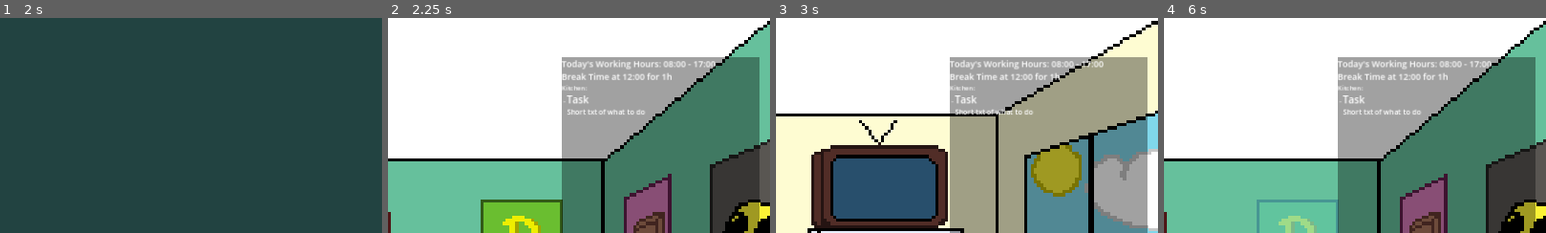
Above: before the commit, frames 1-4 (left to right).
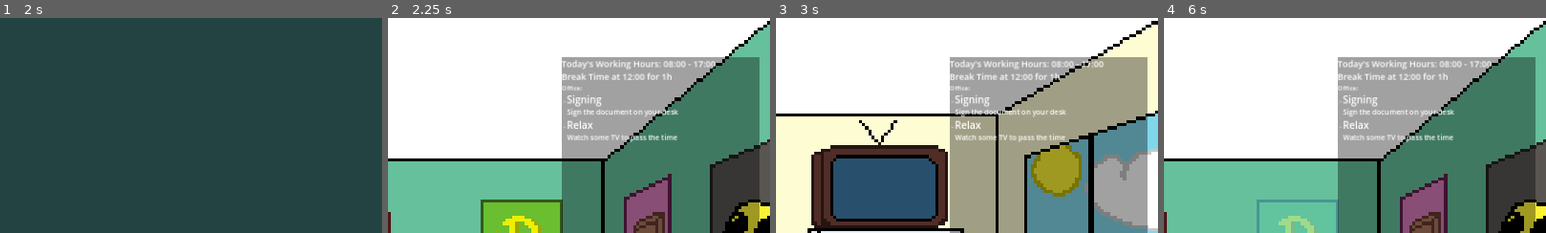
Above: after the commit, the same moments.

Repository: TheWalkingLapis/BrackeysGameJam2025_1
Game: Godot game, scene res://scenes/game_manager.tscn
Same seed, same stepped clock (60 frames per second), same inputs: the game is played once before the commit and once after it.
Inputs (mouse positions are % of the whole screen's width and height, from its top left):
- Up to frame 1 (2 s): click "Start" at 0.5 s; click (50, 50) at 1.25 s
- Up to frame 2 (2.25 s): click (50, 50) at 2 s
- Up to frame 3 (3 s): click (36, 58) at 2.75 s
- Up to frame 4 (6 s): click (65, 72) at 3.5 s; click (50, 86) at 4.25 s; click (43, 53) at 5 s; click (68, 58) at 5.75 s
The pictures show only the part of the screen within x 50-100%, y 0-50%; the shares and areas given below are measured in that part.

Frame 1 is identical in both runs. In frame 2, 1.1% of the frame differs, in the area x 45-76%, y 31-58%; in frame 3, 1.2%; in frame 4, 1.1%.

Commit message:
Audio Manager and First Track

Diff:
--- /dev/null
+++ b/default_bus_layout.tres
@@ -0,0 +1,15 @@
+[gd_resource type="AudioBusLayout" format=3 uid="uid://cd7iswa8la62j"]
+
+[resource]
+bus/1/name = &"Music"
+bus/1/solo = false
+bus/1/mute = false
+bus/1/bypass_fx = false
+bus/1/volume_db = 0.0
+bus/1/send = &"Master"
+bus/2/name = &"Sfx"
+bus/2/solo = false
+bus/2/mute = false
+bus/2/bypass_fx = false
+bus/2/volume_db = 0.0
+bus/2/send = &"Master"
--- /dev/null
+++ b/scenes/audio_manager.tscn
@@ -0,0 +1,19 @@
+[gd_scene load_steps=3 format=3 uid="uid://pmd056tqd6oc"]
+
+[ext_resource type="Script" path="res://scripts/audio_manager.gd" id="1_cmnvu"]
+[ext_resource type="AudioStream" uid="uid://c5iquj5v8vx4r" path="res://audio/music/JermeyFromHR.mp3" id="2_p2tu1"]
+
+[node name="AudioManager" type="Control"]
+layout_mode = 3
+anchors_preset = 15
+anchor_right = 1.0
+anchor_bottom = 1.0
+grow_horizontal = 2
+grow_vertical = 2
+mouse_filter = 2
+script = ExtResource("1_cmnvu")
+music_track_chill = ExtResource("2_p2tu1")
+
+[node name="MusicPlayer" type="AudioStreamPlayer" parent="."]
+volume_db = -8.0
+bus = &"Music"
--- a/scenes/game_manager.tscn
+++ b/scenes/game_manager.tscn
@@ -6,6 +6,7 @@
 [ext_resource type="PackedScene" uid="uid://naua1f5cbkae" path="res://scenes/ui_manager.tscn" id="4_umkd5"]
 [ext_resource type="PackedScene" uid="uid://dam4nevijq3sp" path="res://scenes/text_manager.tscn" id="5_u72dr"]
 [ext_resource type="Script" path="res://scripts/inventory.gd" id="6_t7s7w"]
+[ext_resource type="PackedScene" uid="uid://pmd056tqd6oc" path="res://scenes/audio_manager.tscn" id="7_8fxys"]
 
 [node name="GameManager" type="Control"]
 process_mode = 3
@@ -57,3 +58,6 @@
 grow_horizontal = 2
 grow_vertical = 2
 color = Color(0, 0, 0, 0.662745)
+
+[node name="AudioManager" parent="." instance=ExtResource("7_8fxys")]
+layout_mode = 1
--- /dev/null
+++ b/scripts/audio_manager.gd
@@ -0,0 +1,16 @@
+extends Control
+class_name AudioManager
+
+@onready var music_player := $MusicPlayer
+
+@export var music_track_chill: AudioStream
+
+
+func play_music():
+	if music_player.playing:
+		return
+	music_player.stream = music_track_chill
+	music_player.play()
+
+func stop_music():
+	music_player.stop()
--- a/scripts/game_manager.gd
+++ b/scripts/game_manager.gd
@@ -6,11 +6,12 @@
 @onready var ui_manager: UIManager = $UIManager
 @onready var text_manager: TextManager = $TextManager
 @onready var inventory: Inventory = $Inventory
+@onready var audio_manager: AudioManager = $AudioManager
 
 enum GameState {MAIN_MENU, PRE_DAY, IDLE, IN_TASK, POST_DAY, FAILED, SUCCESS}
 var gameState: GameState = GameState.MAIN_MENU
 
-var current_day = 2
+var current_day = 0
 var allow_interaction = true
 
 func _ready():
@@ -20,6 +21,7 @@
 	Global.ui_manager = ui_manager
 	Global.text_manager = text_manager
 	Global.inventory = inventory
+	Global.audio_manager = audio_manager
 
 	time_manager.day_done.connect(_on_day_done)
 	time_manager.break_time.connect(_on_break_time)
@@ -50,6 +52,7 @@
 	time_manager.start_day(day)
 	room_manager.setup_day(day)
 	ui_manager.to_day()
+	audio_manager.play_music()
 
 func _on_text_in_progress():
 	allow_interaction = false
@@ -72,6 +75,7 @@
 	ui_manager.to_post_day()
 	text_manager.clear_text()
 	# TODO add check for task completion
+	audio_manager.stop_music()
 	if false:
 		pre_start_day(current_day)
 		return
--- a/scripts/global.gd
+++ b/scripts/global.gd
@@ -6,3 +6,4 @@
 var ui_manager: UIManager = null
 var text_manager: TextManager = null
 var inventory: Inventory = null
+var audio_manager: AudioManager = null
Not shown: 1 places in scenes/game_manager.tscn that only renumber resources
Not shown, added: audio/music/JermeyFromHR.mp3
